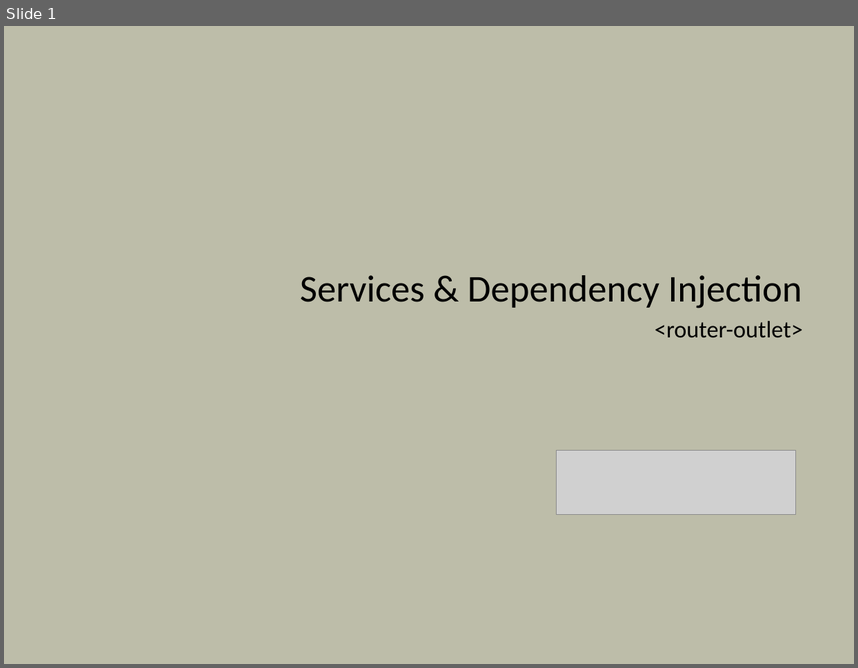
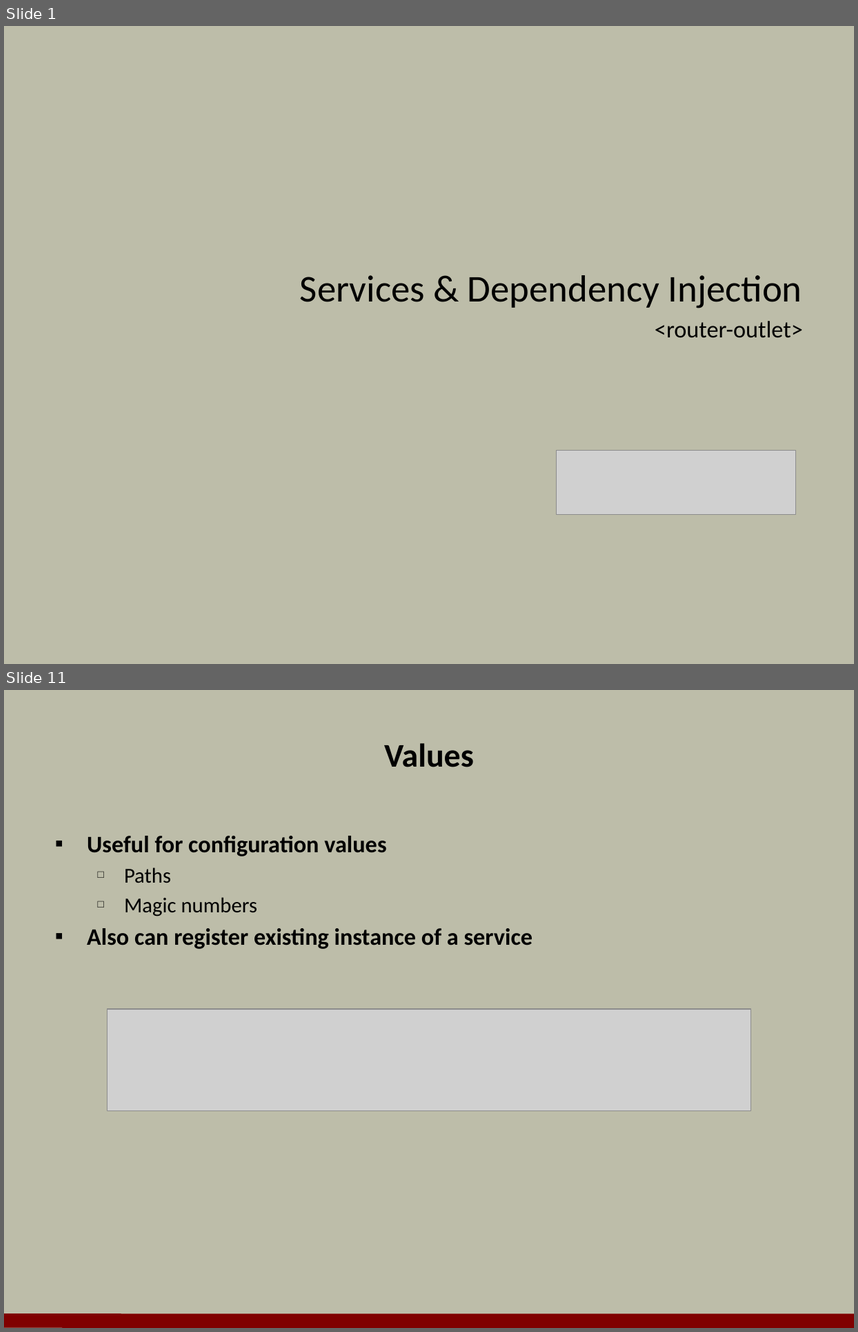
Before and after one commit to OdeToCode/classes, a slide deck: angular2/slides/04_Services_DI.pptx. Shown one above the other, each under a label of ours: slide 1 before the commit, slides 1 and 11 after it; the slides between them are not shown. The pictures are 858x668 and 858x1332 pixels, drawn with LibreOffice and Linux fonts; fonts in the diff are those of the drawing; grey boxes stand for pictures; background and template pictures are left out. Boxes give left, top, right and bottom in pixels: in the first picture for what was removed or moved away, otherwise in the second. Text is boxed around its words. In the diff, an @@ line names an element or a change of style, - is before the commit and + after.

```diff
--- a/angular2/slides/04_Services_DI.pptx
+++ b/angular2/slides/04_Services_DI.pptx
@@ slide 11 added at (4,690,854,1328), background #BDBDA9 @@
@@ title added at (384,743,474,767), 28 pt, text #000000, bold @@
+Values
@@ text added at (87,836,533,949), 20 pt, text #000000, bold @@
+▪ Useful for configuration values
+  □ Paths
+  □ Magic numbers
+▪ Also can register existing instance of a service
@@ picture added at (107,1009,751,1111) @@
@@ line added from (4, 1320) to (854, 1321), #800000 12 pt @@
```
Also in this commit, not shown: 16 other slides added, 1 other file.
